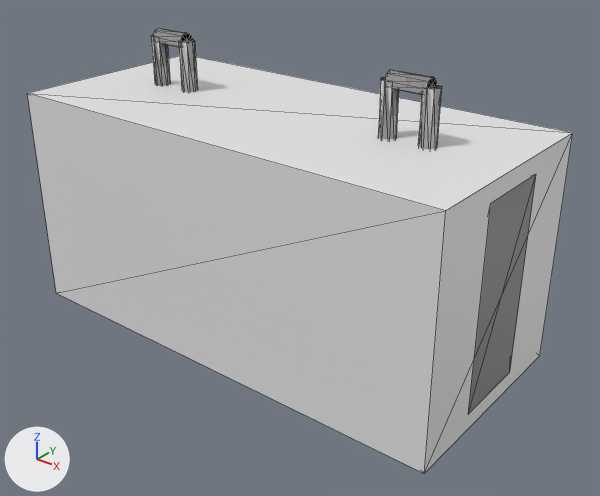
The OBJ model Assets/Resources/block-fbs.obj as it was, and as the next commit left it.
Rendered twice from a 50 mm camera at (0.979, -1.164, 0.681) aimed at (0.058, -0.013, -0.033). The lights are fixed; the arrows at lower left show +X, +Y and +Z. The picture after the commit comes second. Mesh edges are drawn as thin lines. Where no turn or scale is listed for an object, it has been applied to the vertices. Vertices at exactly the same position are counted once.

Objects in the first picture: 'Concrete_Block_FBS'.
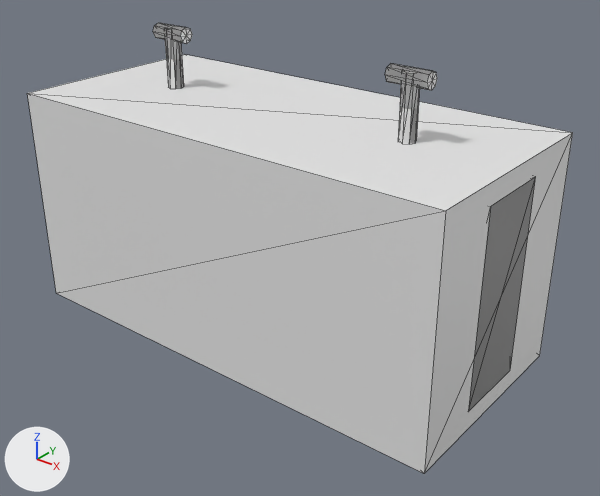
Location of each change, (x1, y1, x2, y2) in pixels of the pictures (600 x 496 px):
'Concrete_Block_FBS', reshaped
    before: (27, 28, 573, 473)
    after: (27, 23, 573, 473)
part 1 of me_concrete_block_fbs, added
    after: (468, 177, 536, 412)
part 2 of me_concrete_block_fbs, added
    after: (164, 28, 184, 89)
part 3 of me_concrete_block_fbs, added
    after: (153, 23, 192, 44)
part 4 of me_concrete_block_fbs, added
    after: (398, 71, 420, 144)
part 5 of me_concrete_block_fbs, added
    after: (385, 63, 437, 90)
part 6 of me_concrete_block_fbs, deleted
    before: (378, 69, 442, 149)
part 7 of me_concrete_block_fbs, deleted
    before: (151, 28, 198, 92)

What changed in the scene script:
```text
Change me_concrete_block_fbs:
    used by ob_concrete_block_fbs; location = (0.0, 0.0, 0.0)
    remove me_concrete_block_fbs.from_pydata(...)  # 120 vertices, 228 faces; spans x -0.48..0.48, y -0.22..0.22, z -0.23..0.346
    add me_concrete_block_fbs.from_pydata(...)  # 96 vertices, 164 faces; spans x -0.48..0.48, y -0.22..0.22, z -0.23..0.356
    me_concrete_block_fbs part 1: a new loose piece, a box spanning x 0.44..0.48, y -0.08..0.08, z -0.19..0.19
    me_concrete_block_fbs part 2: a new loose piece, an 8-sided cylinder along z spanning x -0.296..-0.264, y -0.016..0.016, z 0.23..0.35
    me_concrete_block_fbs part 3: a new loose piece, an 8-sided cylinder along x spanning x -0.32..-0.24, y -0.016..0.016, z 0.324..0.356
    me_concrete_block_fbs part 4: a new loose piece, an 8-sided cylinder along z spanning x 0.264..0.296, y -0.016..0.016, z 0.23..0.35
    me_concrete_block_fbs part 5: a new loose piece, an 8-sided cylinder along x spanning x 0.24..0.32, y -0.016..0.016, z 0.324..0.356
    me_concrete_block_fbs part 6: the loose piece of 48 vertices spanning x 0.224..0.336, y -0.016..0.016, z 0.21..0.346 is deleted
    me_concrete_block_fbs part 7: the loose piece of 48 vertices spanning x -0.336..-0.224, y -0.016..0.016, z 0.21..0.346 is deleted
    other edits to the shape of me_concrete_block_fbs do not show in these pictures
```
